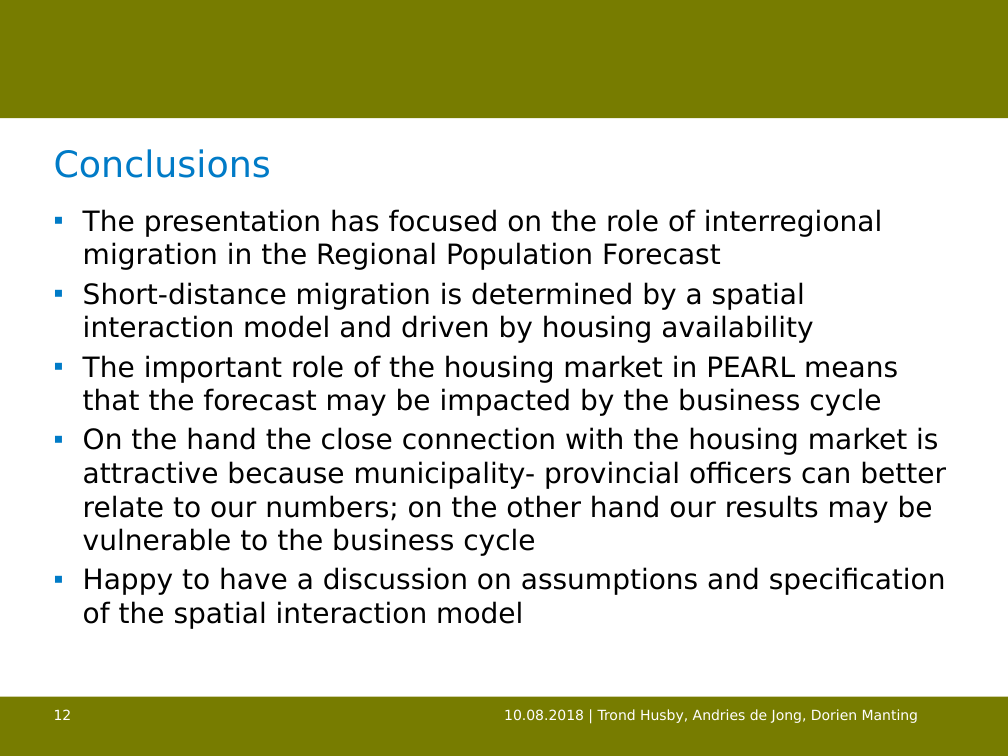
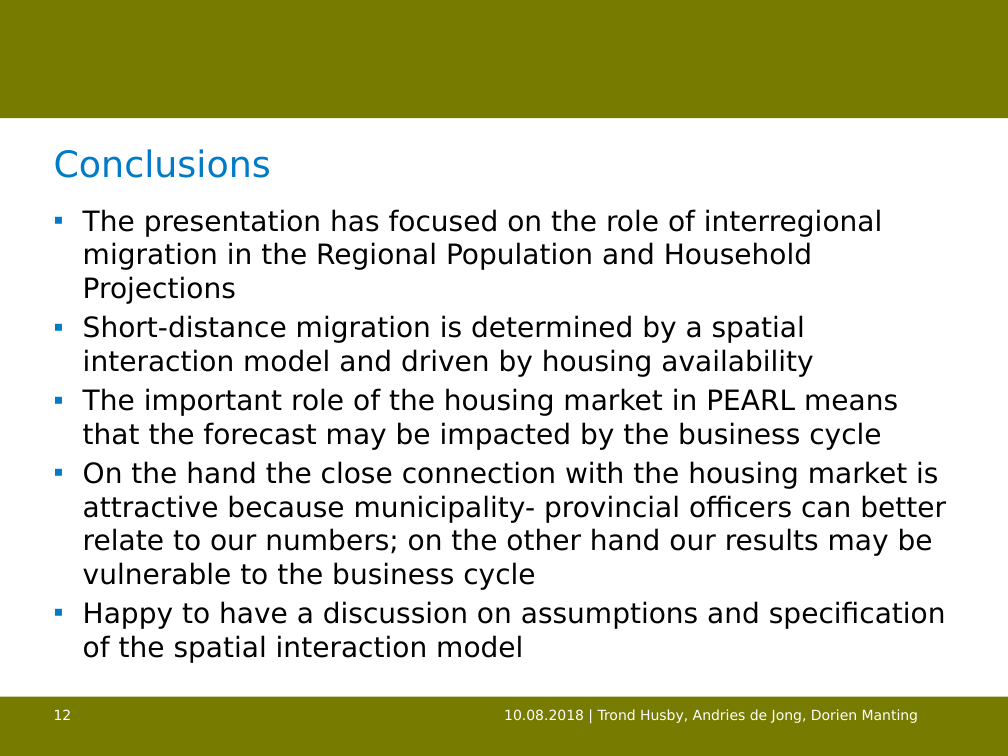
Before and after one commit to trondhusby/mobility_forecast, a slide deck: slide 12 of output/bsps-HUSBY.pptx. Drawn at 1008x756 pixels with LibreOffice and Linux fonts; fonts in the diff are those of the drawing; background and template pictures are left out. Boxes give left, top, right and bottom in pixels: in the first picture for what was removed or moved away, otherwise in the second. Text is boxed around its words. In the diff, an @@ line names an element or a change of style, - is before the commit and + after.

```diff
--- a/output/bsps-HUSBY.pptx
+++ b/output/bsps-HUSBY.pptx
@@ text at box(83, 209, 882, 304): text changed @@
-▪ The presentation has focused on the role of interregional migration in the Regional Population Forecast
+▪ The presentation has focused on the role of interregional migration in the Regional Population and Household Projections
```
Also in this commit, not shown: 8 other slides changed.
